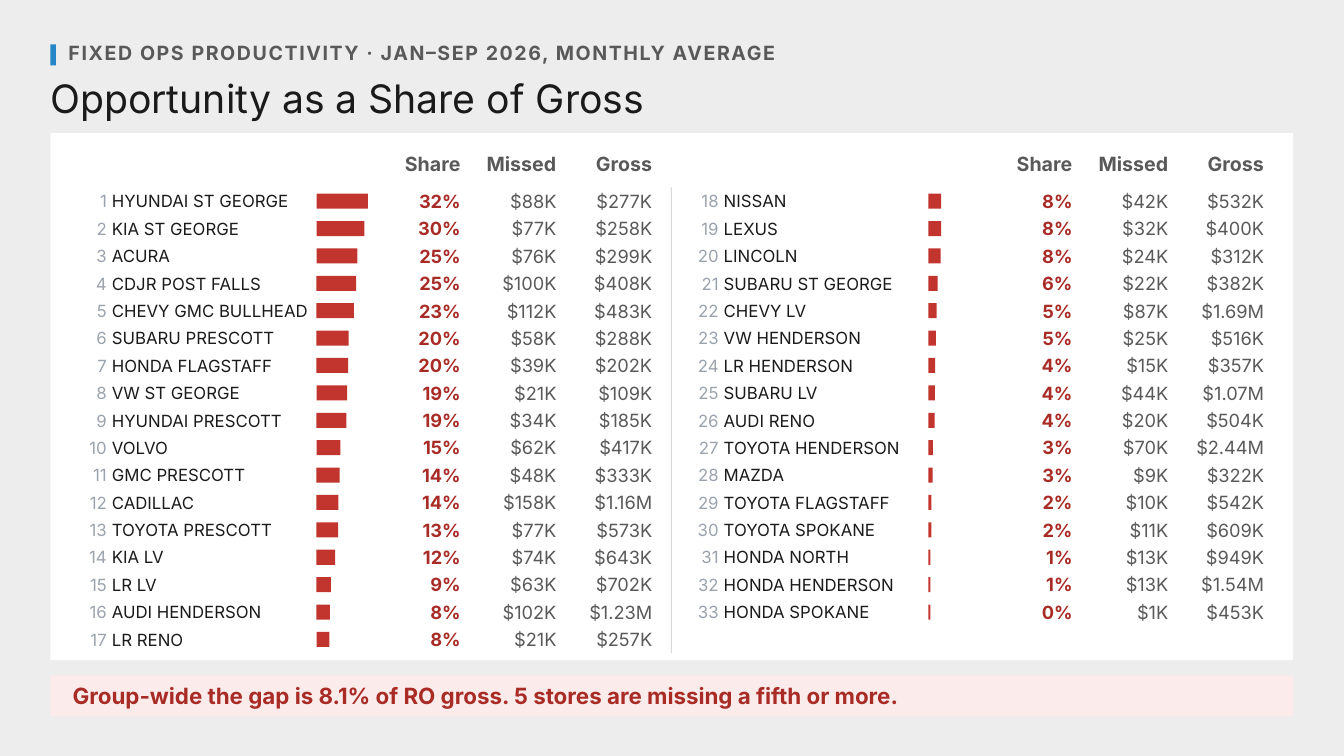
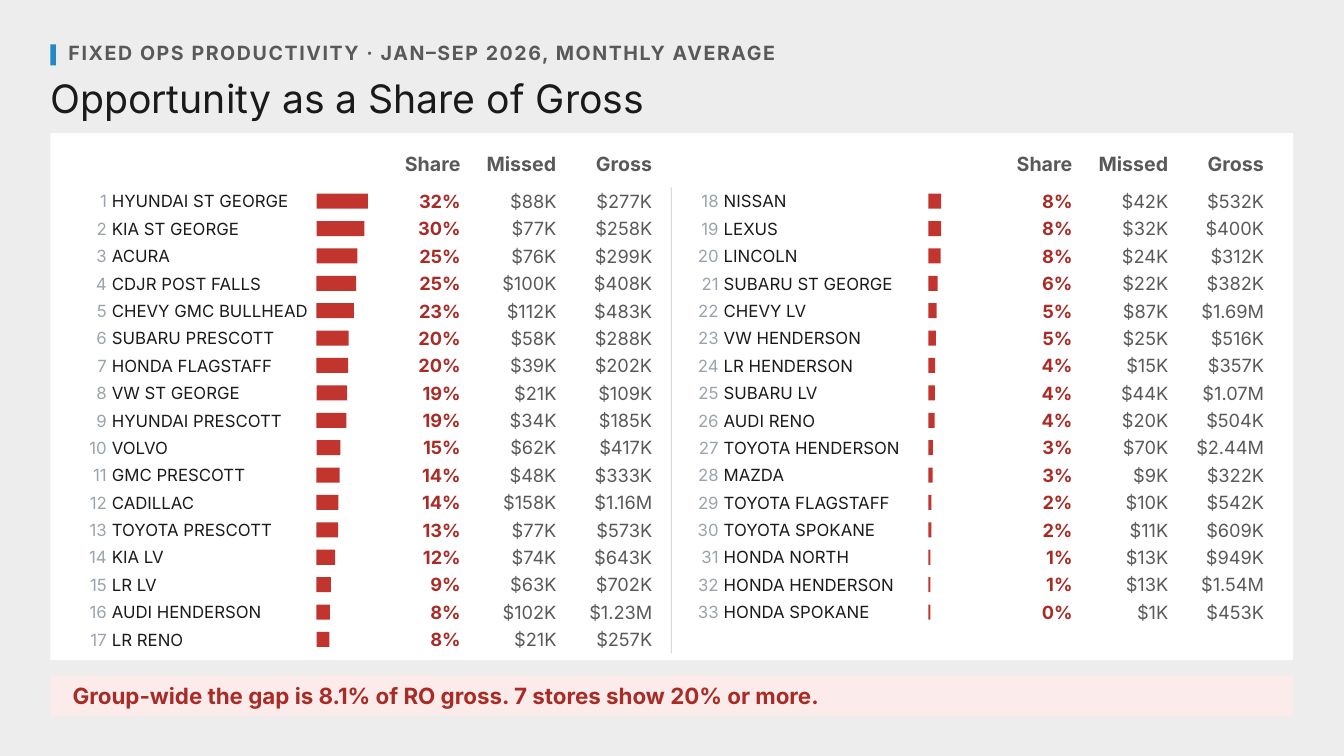
Before and after one commit to Ndresner/Noah, a slide deck: slide 143 of day2-deck/decks/Fixed Ops - Day 2 Example Test Deck.pptx. Drawn at 1344x756 pixels with LibreOffice and Linux fonts; fonts in the diff are those of the drawing. Boxes give left, top, right and bottom in pixels: in the first picture for what was removed or moved away, otherwise in the second. Text is boxed around its words. In the diff, an @@ line names an element or a change of style, - is before the commit and + after.

```diff
--- a/day2-deck/decks/Fixed Ops - Day 2 Example Test Deck.pptx
+++ b/day2-deck/decks/Fixed Ops - Day 2 Example Test Deck.pptx
@@ text at (x1=73, y1=687, x2=818, y2=709): text changed @@
-Group-wide the gap is 8.1% of RO gross. 5 stores are missing a fifth or more.
+Group-wide the gap is 8.1% of RO gross. 7 stores show 20% or more.
```
Also in this commit, not shown: 13 other slides changed, 40 other files.
